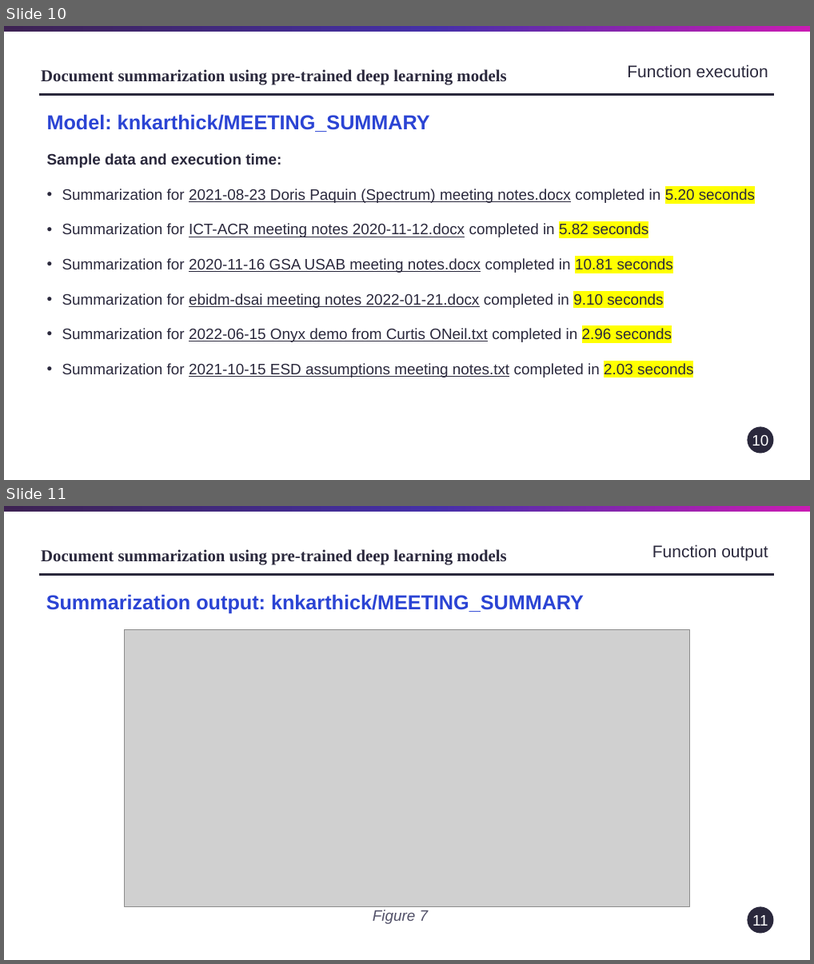
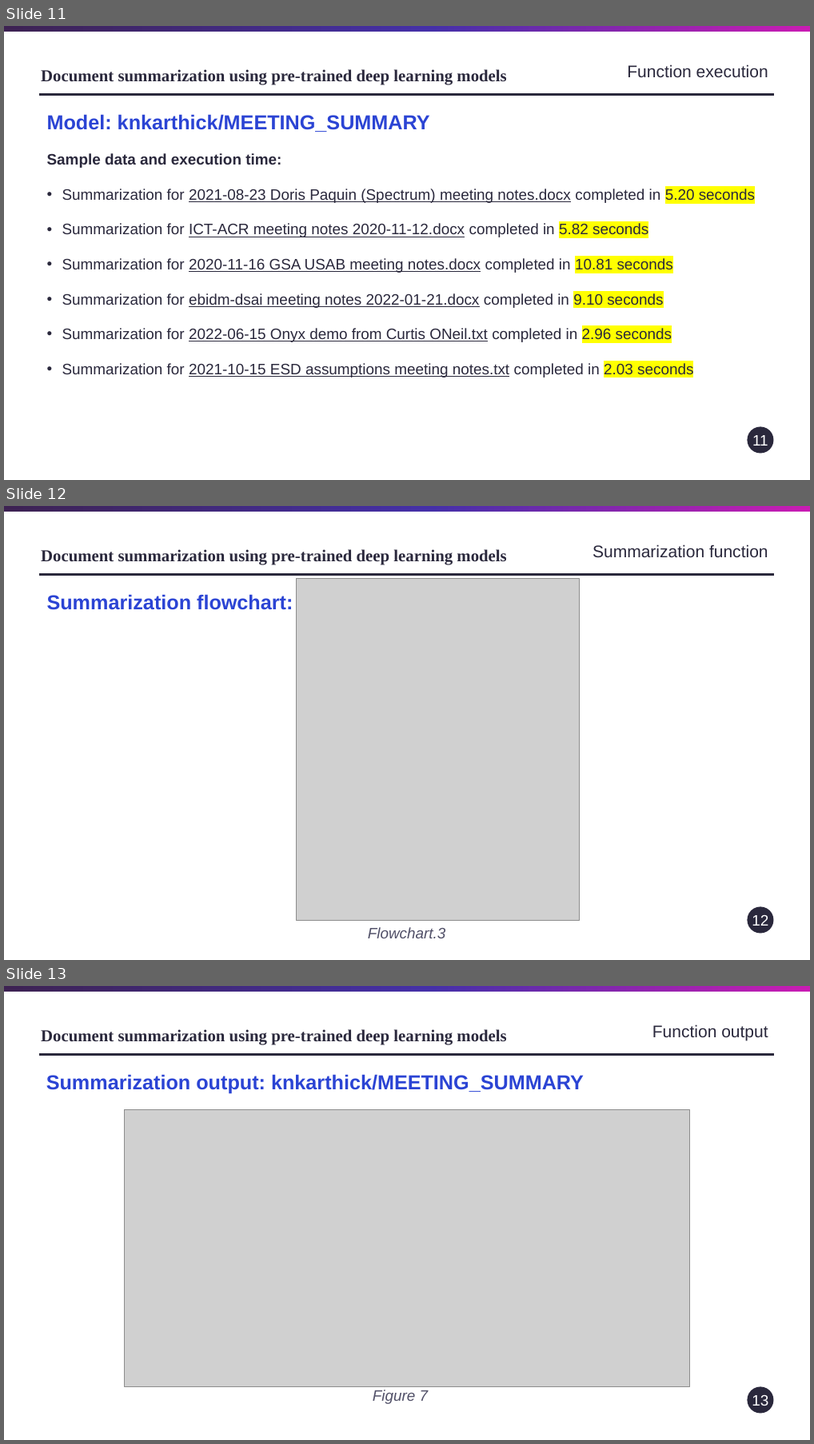
Before and after one commit to VirajOke/My-AI-Projects, a slide deck: nlp-exploration-notebooks-main/nlp-exploration-notebooks-main/Results/NLP_Toolkit.pptx. Shown one above the other, each under a label of ours: slides 10 and 11 before the commit, slides 11, 12 and 13 after it. The pictures are 814x964 and 814x1444 pixels, drawn with LibreOffice and Linux fonts; fonts in the diff are those of the drawing; grey boxes stand for pictures. Boxes give left, top, right and bottom in pixels: in the first picture for what was removed or moved away, otherwise in the second. Text is boxed around its words. In the diff, an @@ line names an element or a change of style, - is before the commit and + after.

```diff
--- a/nlp-exploration-notebooks-main/nlp-exploration-notebooks-main/Results/NLP_Toolkit.pptx
+++ b/nlp-exploration-notebooks-main/nlp-exploration-notebooks-main/Results/NLP_Toolkit.pptx
@@ slide 12 added at [4,506,810,960], background #FFFFFF; not listed: 3 template elements that a slide beside it also shows @@
@@ title added at [41,549,506,565], 19.8 pt, text #2A283C, bold @@
+Document summarization using pre-trained deep learning models
@@ text added at [593,544,769,557], 20 pt, text #2A283C @@
+Summarization function
@@ text added at [47,594,293,610], 24 pt, text #2B44D4, bold @@
+Summarization flowchart:
@@ picture added at [296,579,579,920] @@
@@ page number added at [747,907,774,933], fill #2A283C, 18 pt, text #FFFFFF @@
+12
@@ text added at [368,927,446,938], 18 pt, text #515068, italic @@
+Flowchart.3
@@ what was slide 10 is now slide 11 @@
@@ page number at [753,435,769,445]: text changed @@
-10
+11
@@ what was slide 11 is now slide 13 @@
@@ page number at [752,1395,769,1405]: text changed @@
-11
+13
```
Also in this commit, not shown: 1 slide changed, 2 other slides added.
